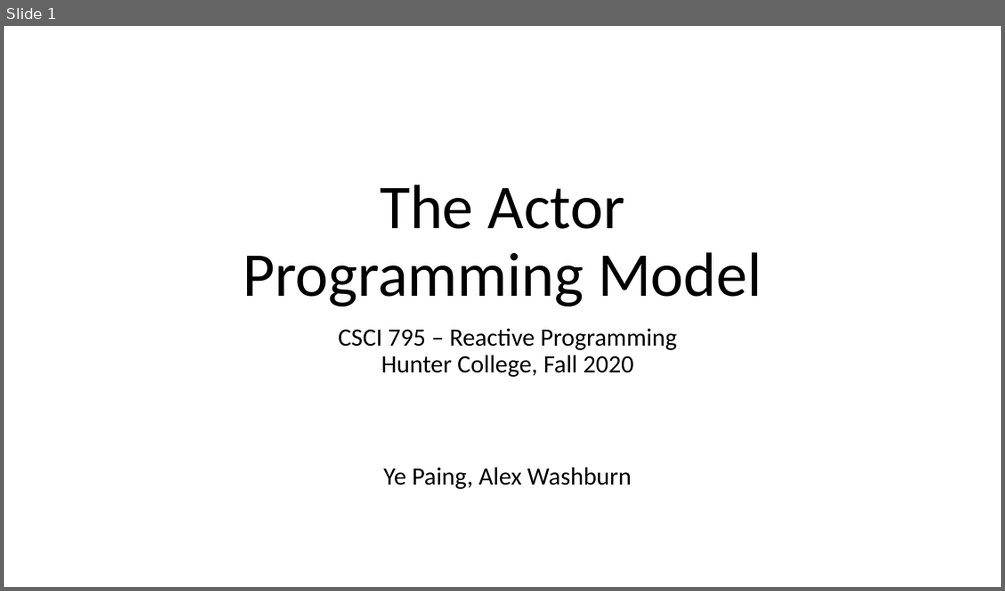
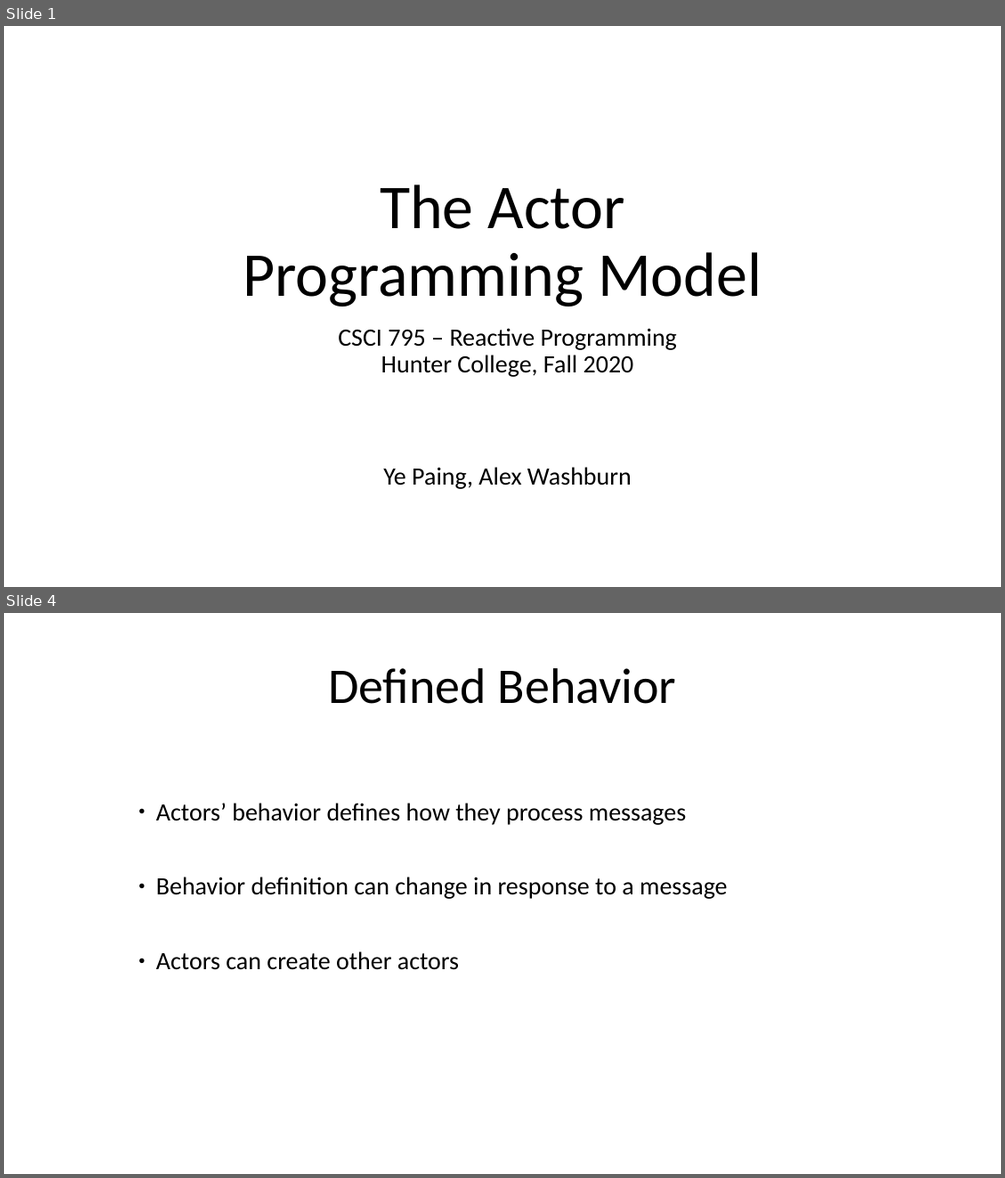
Before and after one commit to CSCI-49380-79526-Reactive-Programming/CSCI795_ReactiveProg_Project_Twitter_Stream_Scoring, a slide deck: CSCI795_FA20_Presentation_Paing_Washburn.pptx. Shown one above the other, each under a label of ours: slide 1 before the commit, slides 1 and 4 after it; the slides between them are not shown. The pictures are 1005x591 and 1005x1178 pixels, drawn with LibreOffice and Linux fonts; fonts in the diff are those of the drawing. Boxes give left, top, right and bottom in pixels: in the first picture for what was removed or moved away, otherwise in the second. Text is boxed around its words. In the diff, an @@ line names an element or a change of style, - is before the commit and + after.

```diff
--- a/CSCI795_FA20_Presentation_Paing_Washburn.pptx
+++ b/CSCI795_FA20_Presentation_Paing_Washburn.pptx
@@ slide 4 added at (x1=4, y1=613, x2=1001, y2=1174), background #FFFFFF @@
@@ text added at (x1=328, y1=668, x2=677, y2=704), 48 pt, text #000000 @@
+Defined Behavior
@@ text added at (x1=156, y1=803, x2=727, y2=970), 24 pt, text #000000 @@
+● Actors’ behavior defines how they process messages
+● Behavior definition can change in response to a message
+● Actors can create other actors
```
Also in this commit, not shown: 6 other slides added.
